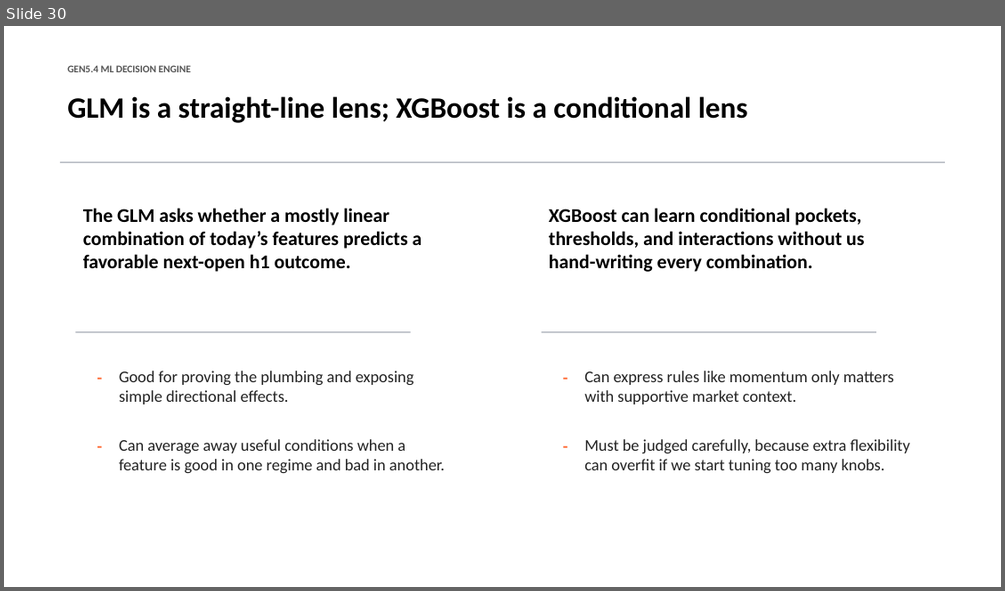
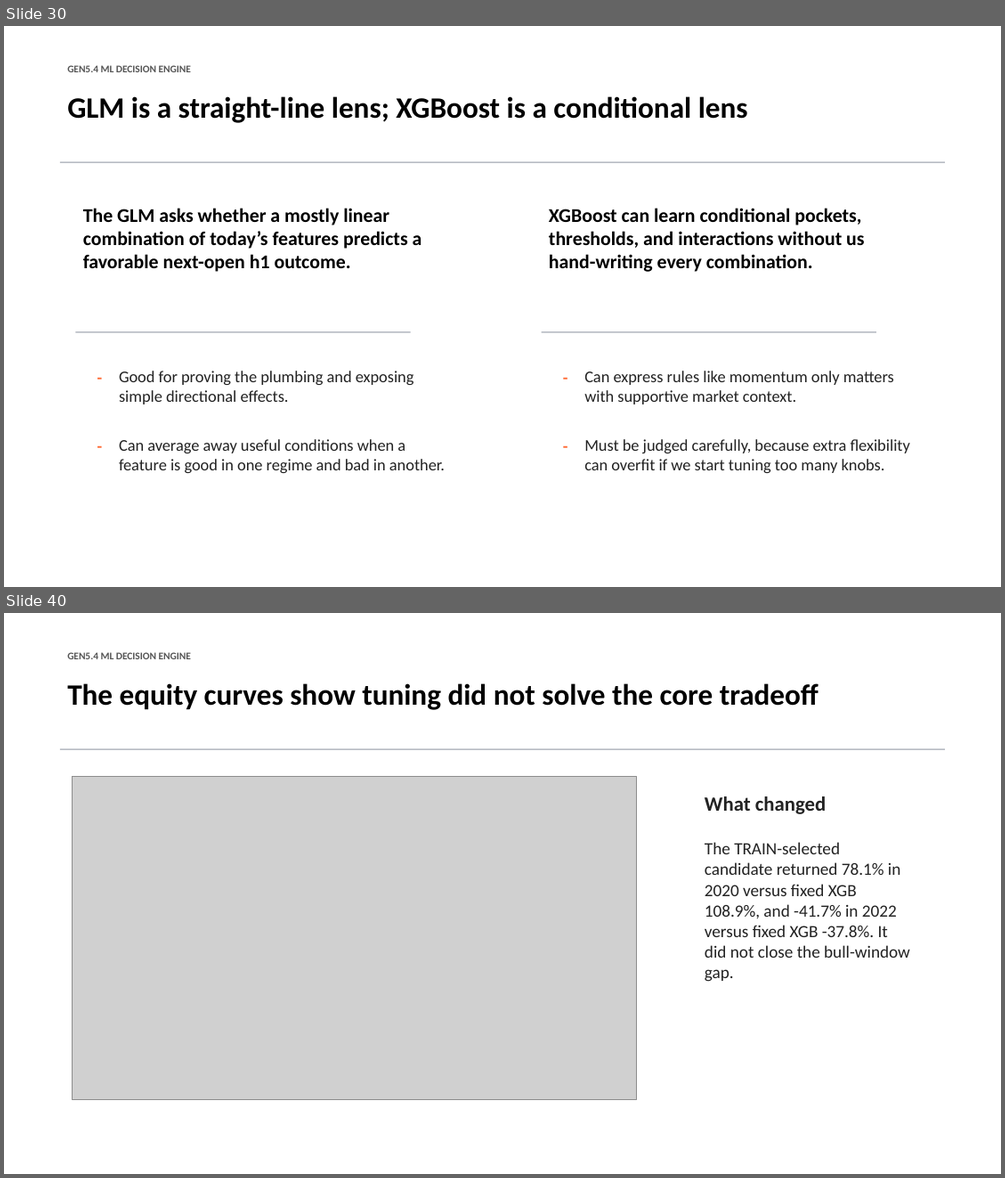
Before and after one commit to Francisc0Franc0/Time-Series-Modeling-Gen5, a slide deck: presentations/gen5_4_ml_decision_engine_incremental_build.pptx. Shown one above the other, each under a label of ours: slide 30 before the commit, slides 30 and 40 after it; the slides between them are not shown. The pictures are 1005x591 and 1005x1178 pixels, drawn with LibreOffice and Linux fonts; fonts in the diff are those of the drawing; grey boxes stand for pictures. Boxes give left, top, right and bottom in pixels: in the first picture for what was removed or moved away, otherwise in the second. Text is boxed around its words. In the diff, an @@ line names an element or a change of style, - is before the commit and + after.

```diff
--- a/presentations/gen5_4_ml_decision_engine_incremental_build.pptx
+++ b/presentations/gen5_4_ml_decision_engine_incremental_build.pptx
@@ slide 40 added at <box>4,613,1001,1174</box>, background #FFFFFF @@
@@ text added at <box>67,652,191,659</box>, 9.8 pt, text #555555, bold @@
+GEN5.4 ML DECISION ENGINE
@@ text added at <box>67,683,818,710</box>, 28.5 pt, text #000000, bold @@
+The equity curves show tuning did not solve the core tradeoff
@@ rectangle added at <box>60,748,945,750</box>, fill #B8BCC4 @@
@@ picture added at <box>72,777,637,1099</box> @@
@@ text added at <box>704,796,825,814</box>, 19.5 pt, text #222222, bold @@
+What changed
@@ text added at <box>704,842,910,981</box>, 16.5 pt, text #222222 @@
+The TRAIN-selected candidate returned 78.1% in 2020 versus fixed XGB 108.9%, and -41.7% in 2022 versus fixed XGB -37.8%. It did not close the bull-window gap.
```
Also in this commit, not shown: 5 slides changed, 7 other slides added, 6 other files.
